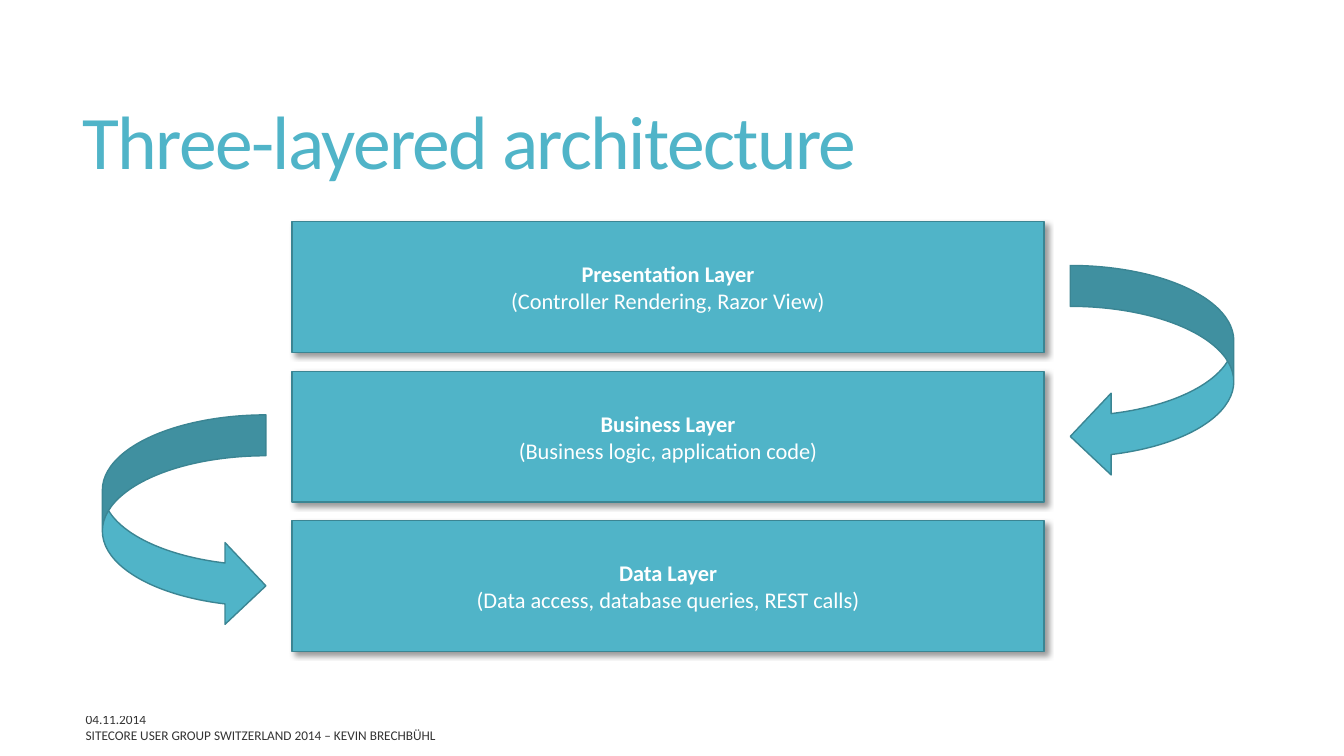
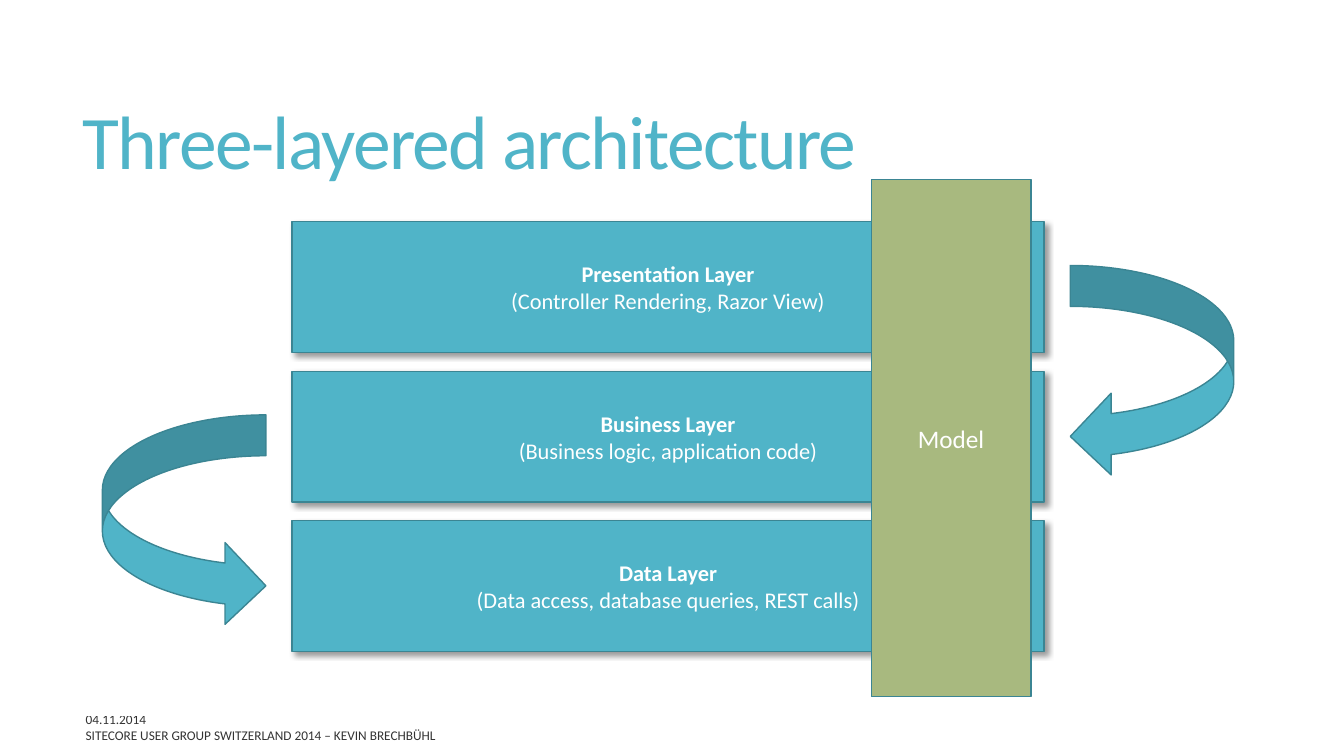
Before and after one commit to SUGCH/ThreeLayeredArchitectureWithSitecore, a slide deck: slide 6 of doc/ThreeLayeredArchitectureWithSitecore.pptx. Drawn at 1344x756 pixels with LibreOffice and Linux fonts; fonts in the diff are those of the drawing. Boxes give left, top, right and bottom in pixels: in the first picture for what was removed or moved away, otherwise in the second. Text is boxed around its words. In the diff, an @@ line names an element or a change of style, - is before the commit and + after.

```diff
--- a/doc/ThreeLayeredArchitectureWithSitecore.pptx
+++ b/doc/ThreeLayeredArchitectureWithSitecore.pptx
@@ rectangle added at (871,179,1030,697), fill #A8B97F, outline #3B8594 1 pt, 18 pt, text #FFFFFF @@
+Model
```
Also in this commit, not shown: 1 other slide changed, 1 other file.
